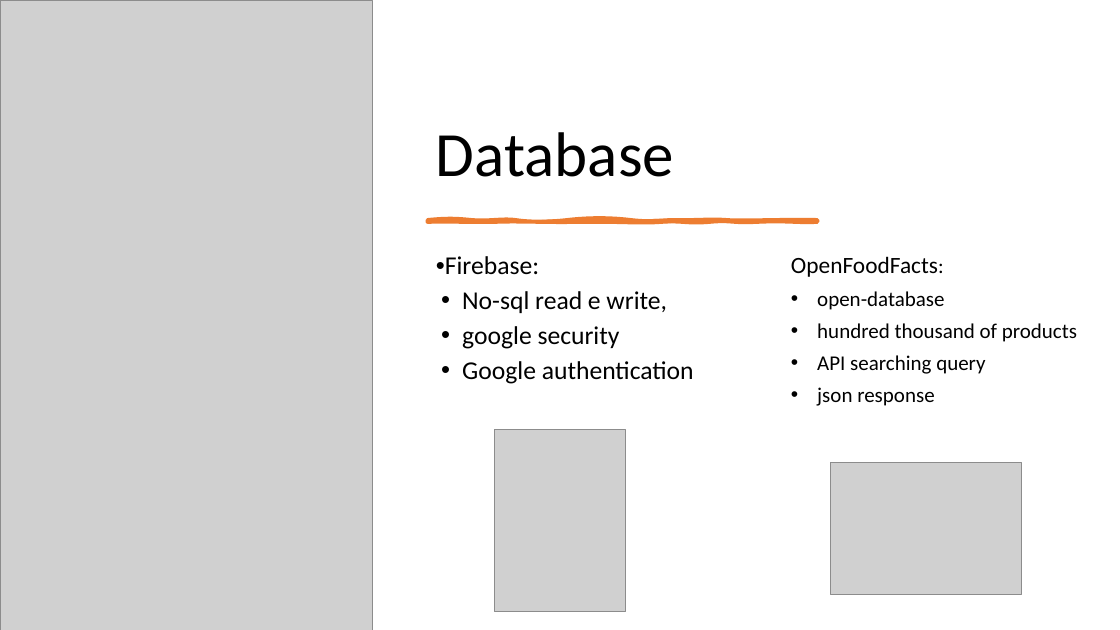
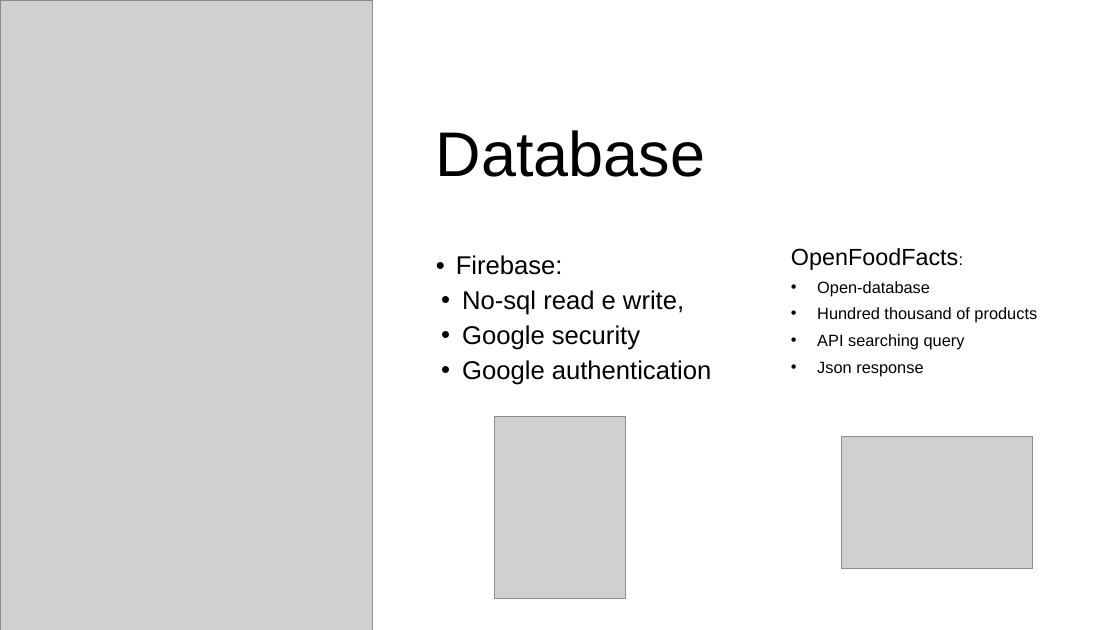
Before and after one commit to Ciuse/Bealthy_app, a slide deck: slide 7 of Presentazione/Presentazione Bealthy.pptx (slide 8 before the commit). Drawn at 1120x630 pixels with LibreOffice and Linux fonts; fonts in the diff are those of the drawing; grey boxes stand for pictures. Boxes give left, top, right and bottom in pixels: in the first picture for what was removed or moved away, otherwise in the second. Text is boxed around its words. In the diff, an @@ line names an element or a change of style, - is before the commit and + after.

Commit message:
presentazione pptx

```diff
--- a/Presentazione/Presentazione Bealthy.pptx
+++ b/Presentazione/Presentazione Bealthy.pptx
@@ text "Database" at bbox=[436, 130, 706, 177]: font Calibri to Arial @@
@@ freeform shape removed at bbox=[428, 220, 818, 222] @@
@@ text "OpenFoodFacts:": place and size @@
-text "OpenFoodFacts:" at bbox=[791, 256, 1077, 406]
+text "OpenFoodFacts:" at bbox=[791, 248, 1037, 376]
@@ text at bbox=[456, 255, 711, 385]: font Calibri to Arial in "Firebase:", "No-sql read e write,", "Google authentication" @@
@@ text at bbox=[791, 248, 965, 350]: size 18 to 14 pt, font Calibri to Arial in "OpenFoodFacts:", "API searching query" @@
@@ text at bbox=[817, 281, 1037, 323]: text changed; size 18 to 14 pt; font Calibri to Arial @@
-• open-database
-• hundred thousand of products
+• Open-database
+• Hundred thousand of products
@@ text at bbox=[462, 325, 640, 350]: text changed; font Calibri to Arial @@
-• google security
+• Google security
@@ text at bbox=[817, 361, 923, 376]: text changed; size 18 to 14 pt; font Calibri to Arial @@
-• json response
+• Json response
@@ picture: place and size @@
-picture at bbox=[495, 430, 626, 613]
+picture at bbox=[494, 417, 625, 599]
@@ picture: place and size @@
-picture at bbox=[831, 462, 1022, 594]
+picture at bbox=[841, 437, 1032, 569]
```
Also in this commit, not shown: 7 other slides changed, 2 slides added, 1 slide removed, 18 other files.
